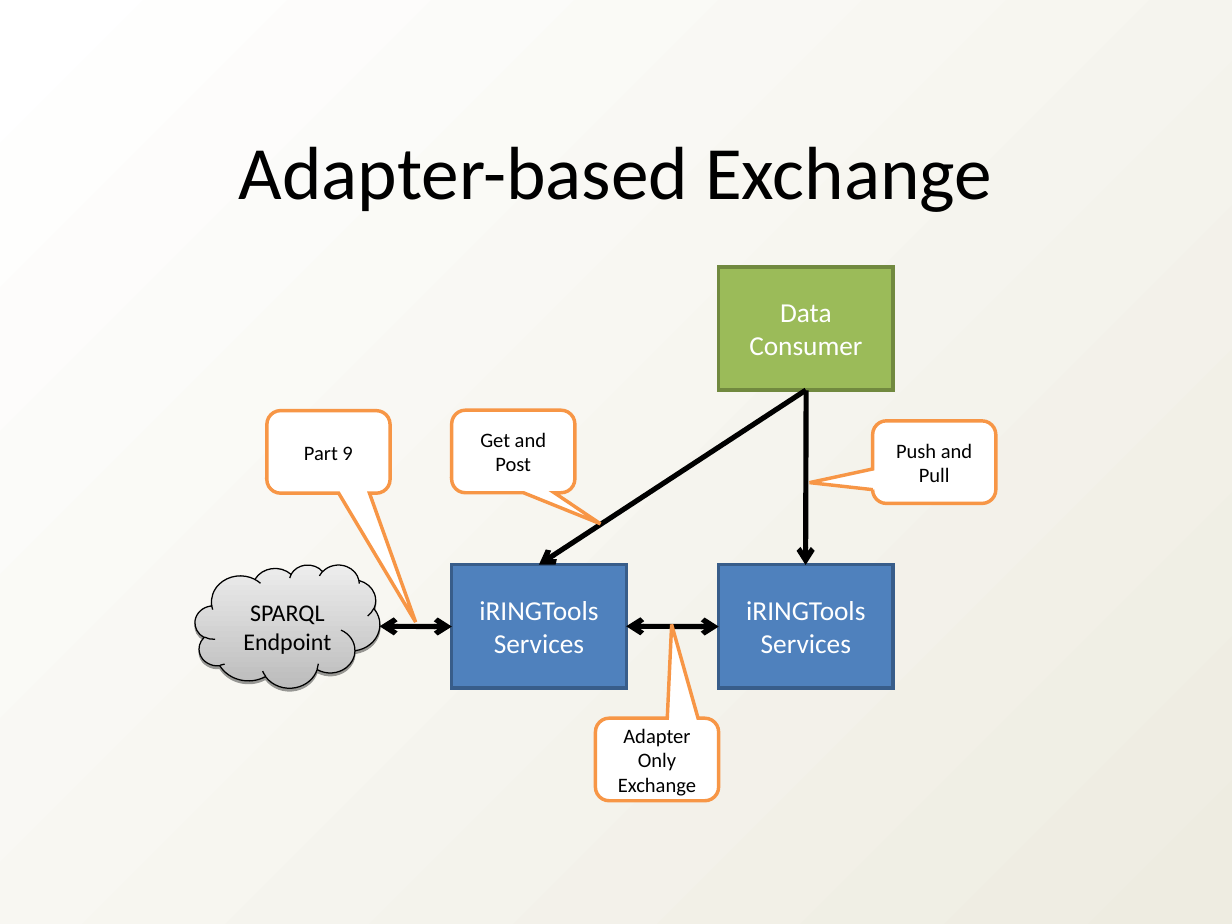
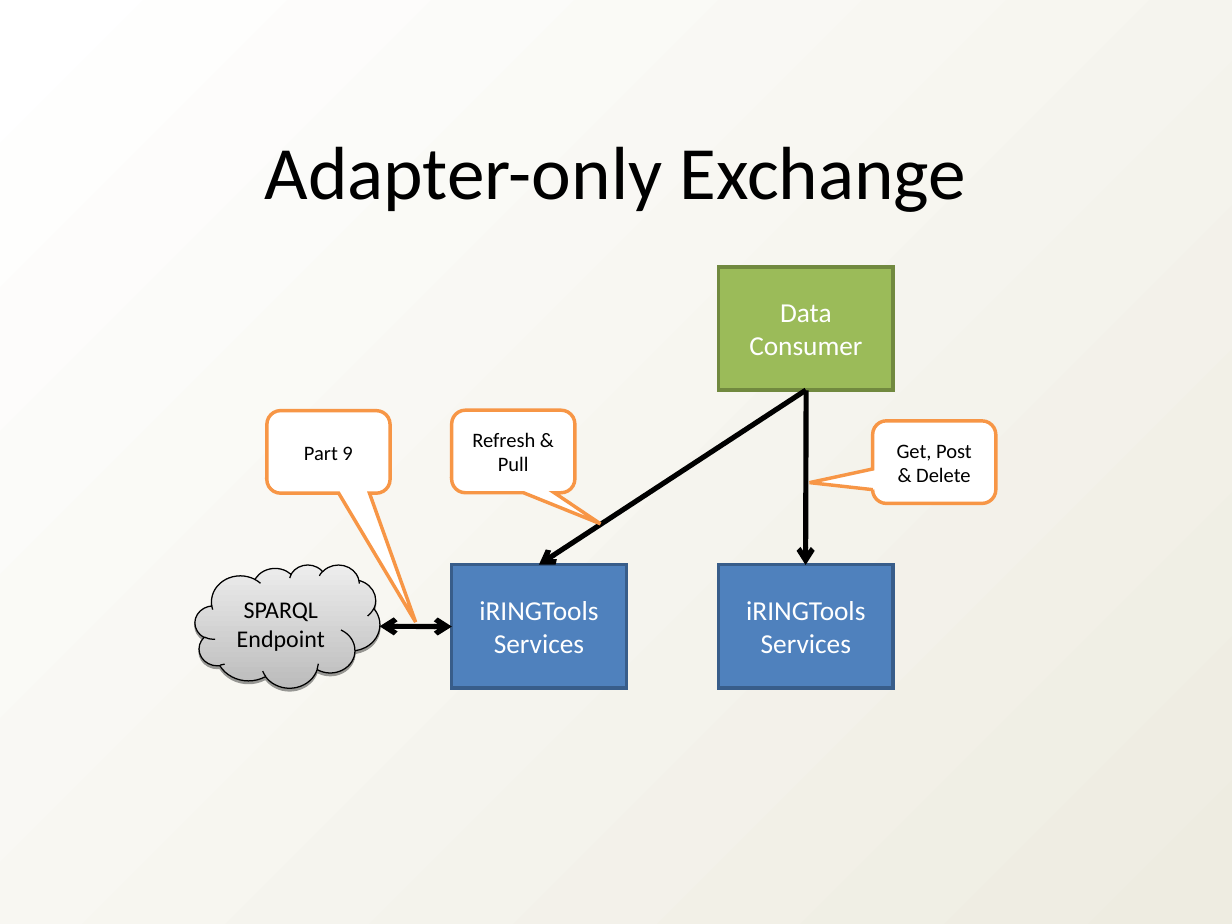
Before and after one commit to heyena/iring-tools, a slide deck: slide 18 of branches/2.0.x/Documentation/iRINGTools_Overview_v2.0.0.ppt (slide 15 before the commit). Drawn at 1232x924 pixels with LibreOffice and Linux fonts; fonts in the diff are those of the drawing. Boxes give left, top, right and bottom in pixels: in the first picture for what was removed or moved away, otherwise in the second. Text is boxed around its words. In the diff, an @@ line names an element or a change of style, - is before the commit and + after.

```diff
--- a/branches/2.0.x/Documentation/iRINGTools_Overview_v2.0.0.ppt
+++ b/branches/2.0.x/Documentation/iRINGTools_Overview_v2.0.0.ppt
@@ text at (265,146,966,212): text changed @@
-Adapter-based Exchange
+Adapter-only Exchange
@@ text in rounded speech box at (472,432,535,471): text changed @@
-Get and Post
+Refresh & Pull
@@ text in rounded speech box at (897,444,972,482): text changed @@
-Push and Pull
+Get, Post & Delete
@@ freeform shape "SPARQL Endpoint" at (195,564,379,687): outline redrawn @@
@@ double arrow removed from (626, 626) to (718, 627) @@
@@ rounded speech box removed at (595,718,718,801) @@
-Adapter Only Exchange
```
Also in this commit, not shown: 10 other slides changed, 4 slides added, 4 slides removed, 2 other files.
